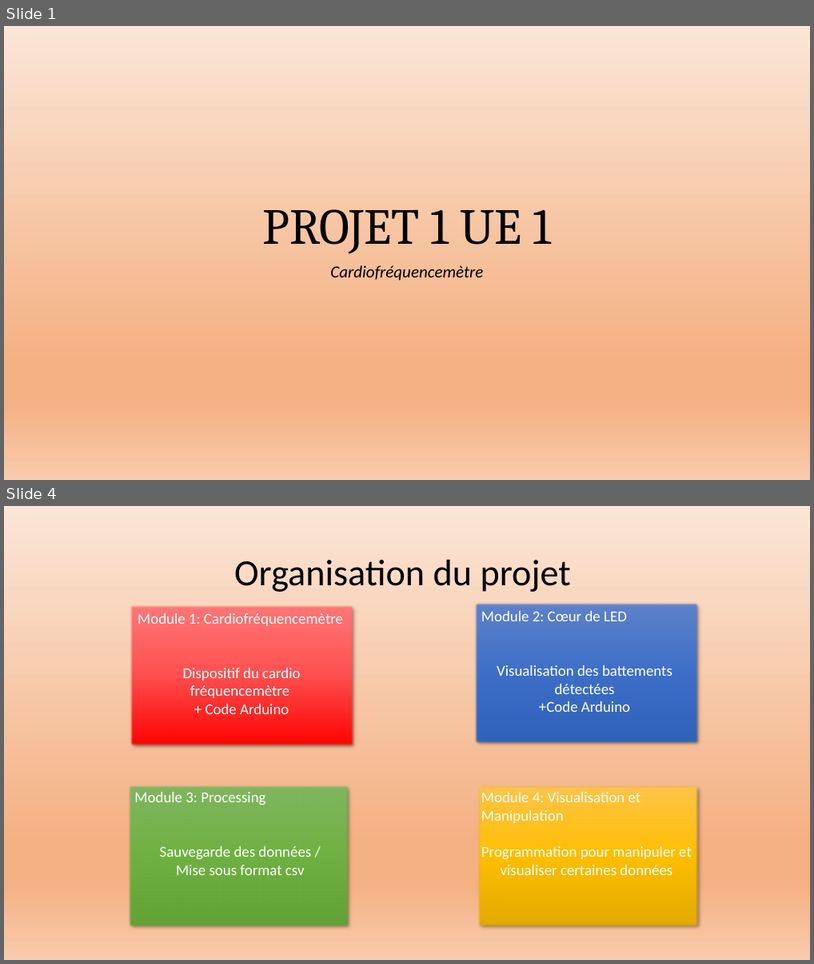
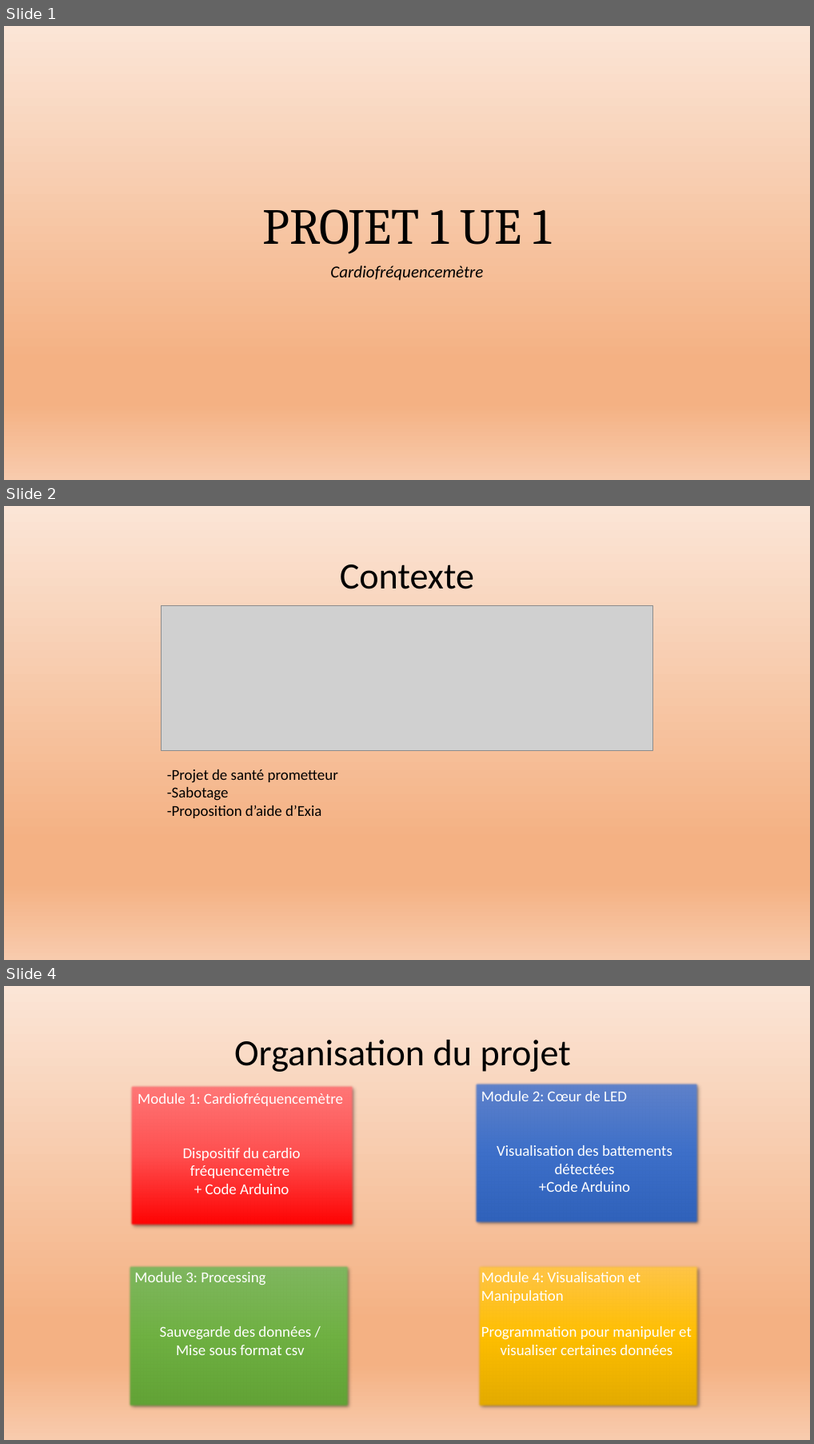
Before and after one commit to Exia-Jellyfish/UE-1-Projet-Grp7, a slide deck: PROJET 1 UE 1 diapositive.pptx. Shown one above the other, each under a label of ours: slides 1 and 4 before the commit, slides 1, 2 and 4 after it; the slides between them are not shown. The pictures are 814x964 and 814x1444 pixels, drawn with LibreOffice and Linux fonts; fonts in the diff are those of the drawing; grey boxes stand for pictures. Boxes give left, top, right and bottom in pixels: in the first picture for what was removed or moved away, otherwise in the second. Text is boxed around its words. In the diff, an @@ line names an element or a change of style, - is before the commit and + after.

```diff
--- a/PROJET 1 UE 1 diapositive.pptx
+++ b/PROJET 1 UE 1 diapositive.pptx
@@ slide 2 added at <box>4,506,810,960</box>, background gradient #FBE5D6 to #F4B183 to #F8CBAD @@
@@ title added at <box>340,564,474,589</box>, 44 pt, text #000000 @@
+Contexte
@@ picture added at <box>162,606,653,751</box> @@
@@ text added at <box>167,769,338,818</box>, 18 pt, text #000000 @@
+-Projet de santé prometteur
+-Sabotage
+-Proposition d’aide d’Exia
```
Also in this commit, not shown: 1 slide changed, 1 slide removed.
